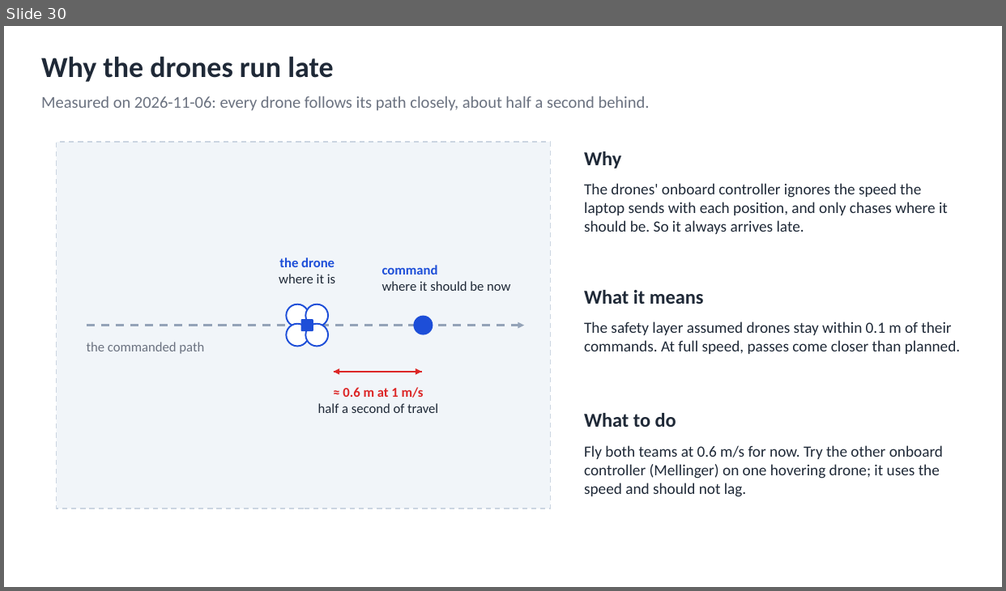
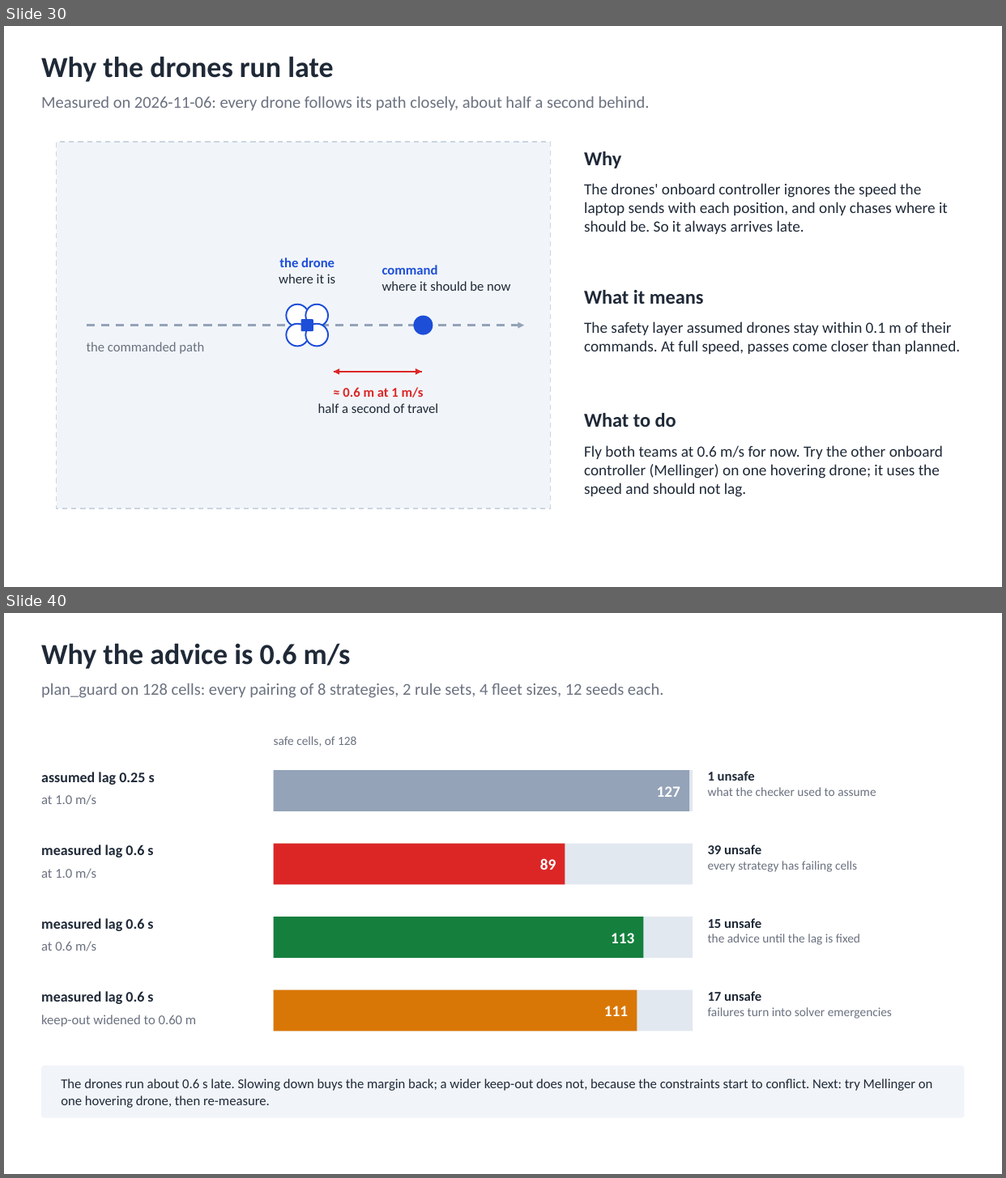
Before and after one commit to AI-DA-STC/CrazySwarm2-with-Mocap_Strike-and-Guard, a slide deck: docs/diagrams/strike-and-guard-diagrams.pptx. Shown one above the other, each under a label of ours: slide 30 before the commit, slides 30 and 40 after it; the slides between them are not shown. The pictures are 1006x591 and 1006x1178 pixels, drawn with LibreOffice and Linux fonts; fonts in the diff are those of the drawing. Boxes give left, top, right and bottom in pixels: in the first picture for what was removed or moved away, otherwise in the second. Text is boxed around its words. In the diff, an @@ line names an element or a change of style, - is before the commit and + after.

```diff
--- a/docs/diagrams/strike-and-guard-diagrams.pptx
+++ b/docs/diagrams/strike-and-guard-diagrams.pptx
@@ slide 40 added at (4,613,1002,1174), background #FFFFFF @@
@@ text added at (41,643,351,669), 28 pt, text #1F2937, bold @@
+Why the advice is 0.6 m/s
@@ text added at (41,683,664,698), 16 pt, text #6B7280 @@
+plan_guard on 128 cells: every pairing of 8 strategies, 2 rule sets, 4 fleet sizes, 12 seeds each.
@@ text added at (274,736,356,747), 12 pt, text #6B7280 @@
+safe cells, of 128
@@ text added at (41,772,155,785), 14 pt, text #1F2937, bold @@
+assumed lag 0.25 s
@@ rectangle added at (274,770,692,811), fill #E2E8F0 @@
@@ rectangle added at (274,770,690,811), fill #94A3B8, 15 pt, text #FFFFFF, bold @@
+127
@@ text added at (708,771,876,796), 12 pt, text #6B7280 @@
+1 unsafe
+what the checker used to assume
@@ text added at (41,794,96,805), 13 pt, text #6B7280 @@
+at 1.0 m/s
@@ text added at (41,845,153,858), 14 pt, text #1F2937, bold @@
+measured lag 0.6 s
@@ rectangle added at (274,844,692,884), fill #E2E8F0 @@
@@ rectangle added at (274,844,565,884), fill #DC2626, 15 pt, text #FFFFFF, bold @@
+89
@@ text added at (708,845,857,872), 12 pt, text #6B7280 @@
+39 unsafe
+every strategy has failing cells
@@ text added at (41,868,96,879), 13 pt, text #6B7280 @@
+at 1.0 m/s
@@ text added at (41,918,153,931), 14 pt, text #1F2937, bold @@
+measured lag 0.6 s
@@ rectangle added at (274,917,692,958), fill #E2E8F0 @@
@@ rectangle added at (274,917,643,958), fill #15803D, 15 pt, text #FFFFFF, bold @@
+113
@@ text added at (708,918,860,945), 12 pt, text #6B7280 @@
+15 unsafe
+the advice until the lag is fixed
@@ text added at (41,941,96,952), 13 pt, text #6B7280 @@
+at 0.6 m/s
@@ text added at (41,991,153,1004), 14 pt, text #1F2937, bold @@
+measured lag 0.6 s
@@ rectangle added at (274,990,692,1032), fill #E2E8F0 @@
@@ rectangle added at (274,990,637,1032), fill #D97706, 15 pt, text #FFFFFF, bold @@
+111
@@ text added at (708,991,892,1019), 12 pt, text #6B7280 @@
+17 unsafe
+failures turn into solver emergencies
@@ text added at (41,1015,196,1027), 13 pt, text #6B7280 @@
+keep-out widened to 0.60 m
@@ rounded rectangle added at (41,1066,965,1118), fill #F1F5F9, 13 pt, text #1F2937 @@
+The drones run about 0.6 s late. Slowing down buys the margin back; a wider keep-out does not, because the constraints start to conflict. Next: try Mellinger on one hovering drone, then re-measure.
```
Also in this commit, not shown: 1 slide changed, 11 other slides added, 22 other files.
